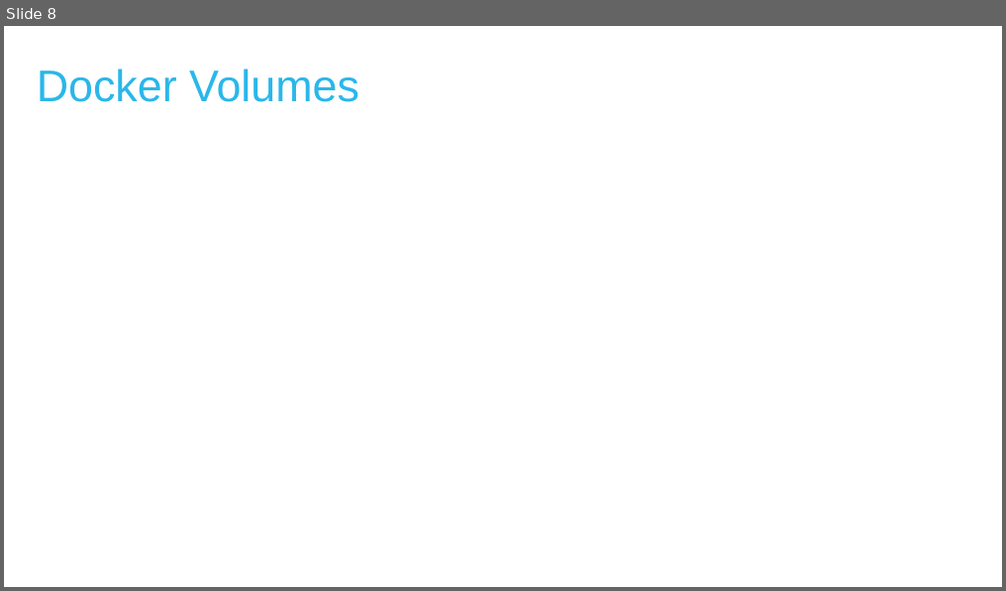
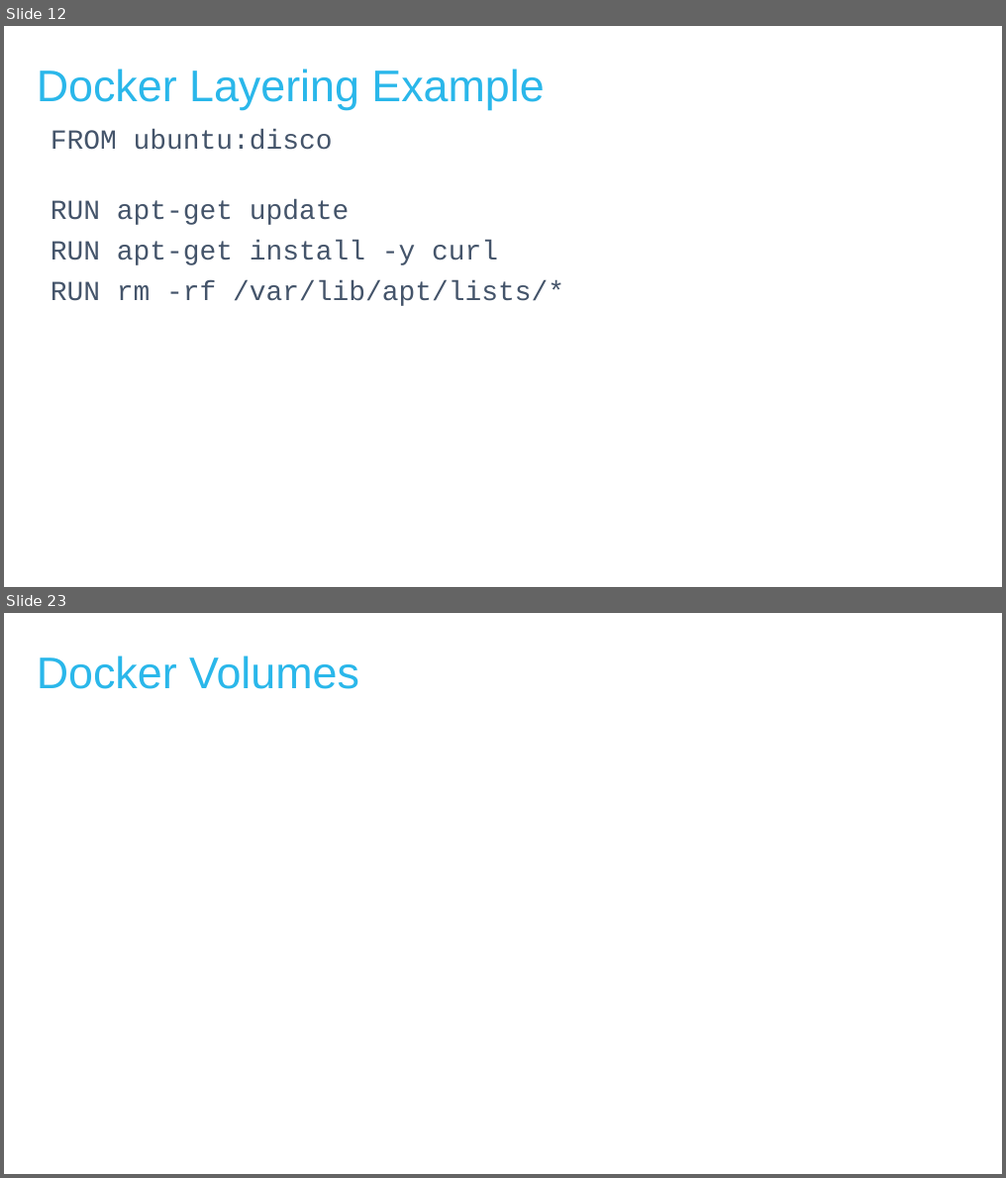
Before and after one commit to MichaelSimons/docker-toolbox, a slide deck: Docker Tips and Tricks.pptm. Shown one above the other, each under a label of ours: slide 8 before the commit, slides 12 and 23 after it; the slides between them are not shown. The pictures are 1006x591 and 1006x1178 pixels, drawn with LibreOffice and Linux fonts; fonts in the diff are those of the drawing; background and template pictures are left out. Boxes give left, top, right and bottom in pixels: in the first picture for what was removed or moved away, otherwise in the second. Text is boxed around its words. In the diff, an @@ line names an element or a change of style, - is before the commit and + after.

```diff
--- a/Docker Tips and Tricks.pptm
+++ b/Docker Tips and Tricks.pptm
@@ slide 12 added at <box>4,26,1002,587</box>, background #FFFFFF @@
@@ title added at <box>37,69,544,110</box>, 42.7 pt, text #2AB7EA @@
+Docker Layering Example
@@ text added at <box>51,130,564,306</box>, 26.7 pt, text #44546A @@
+FROM ubuntu:disco
+RUN apt-get update
+RUN apt-get install -y curl
+RUN rm -rf /var/lib/apt/lists/*
@@ what was slide 8 is now slide 23 @@
```
Also in this commit, not shown: 5 slides changed, 14 other slides added, 1 slide removed, 4 other files.
